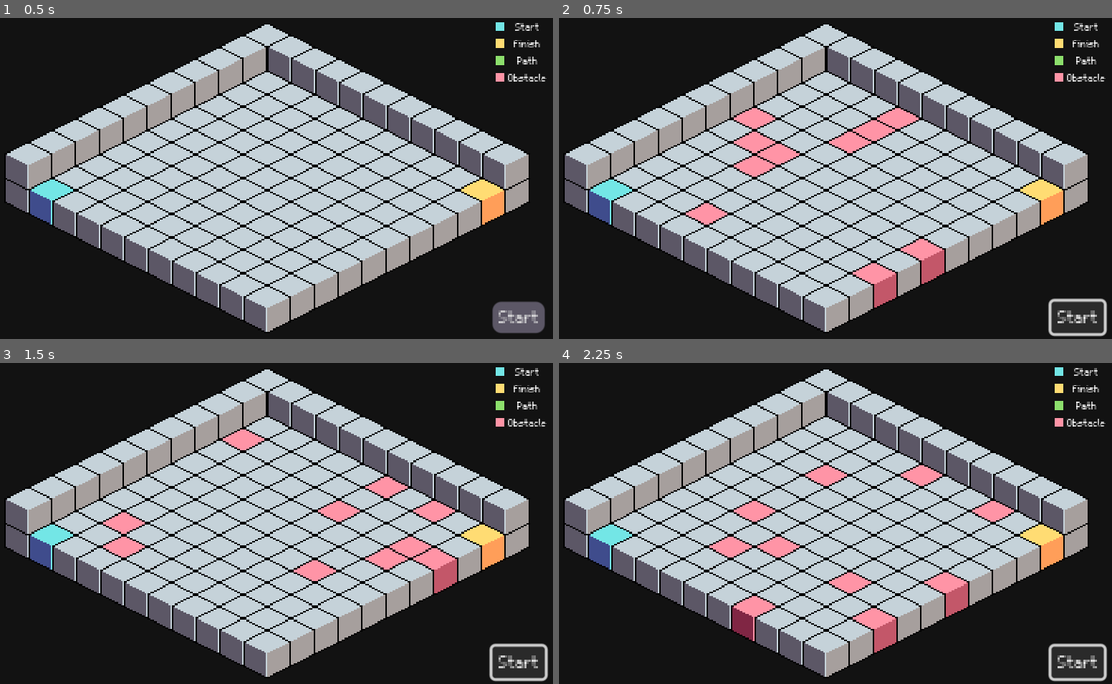
Above: before the commit, frames 1-4 (two rows, left to right).
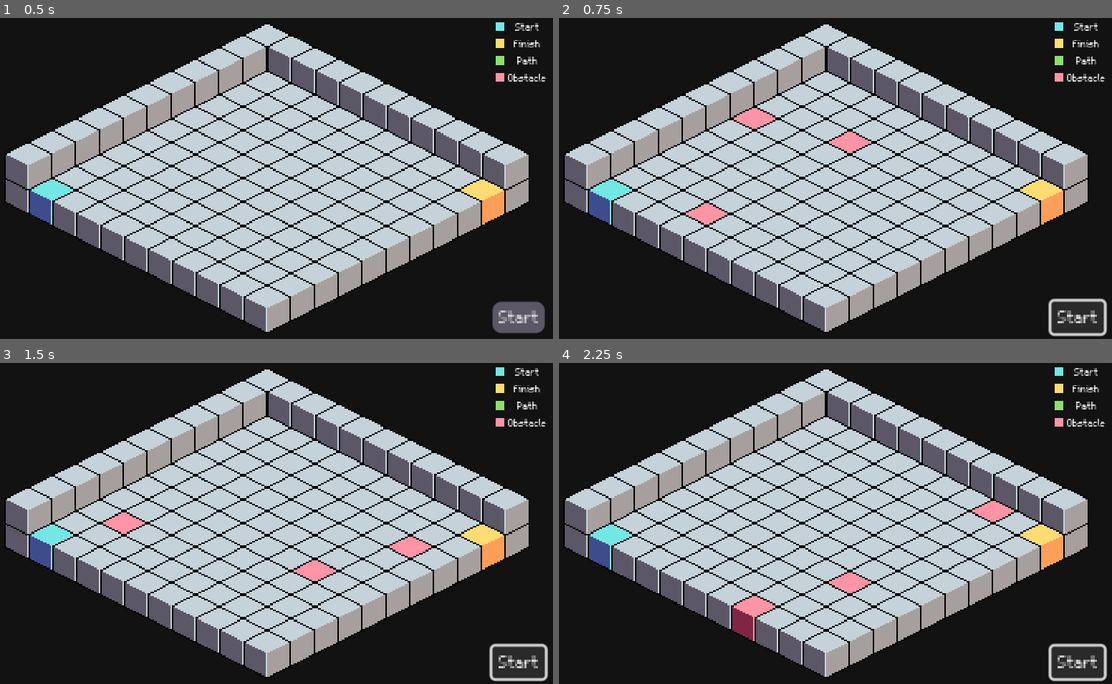
Above: after the commit, the same moments.

Repository: COMP359/Godot-Grassfire-Simulator
Game: Godot game, scene res://scenes/main.tscn
The game is run twice, just before and just after one commit, with the same random seed, the same clock (stepped at 60 frames per second) and the same inputs.
Inputs:
- Up to frame 1 (0.5 s): no input
- Up to frame 2 (0.75 s): click "Start" at 0.5 s
- Up to frame 3 (1.5 s): click "Start" at 1.25 s
- Up to frame 4 (2.25 s): click "Start" at 2 s

Frame 1 is identical in both runs. In frame 2, 2.6% of the frame differs, in the area x 31-70%, y 28-91%; in frame 3, 2.3%; in frame 4, 2.6%.

Commit message:
Added Sound Effect

Diff:
--- a/scenes/main.gd
+++ b/scenes/main.gd
@@ -1,6 +1,7 @@
 extends Node2D
 
 @onready var tilemap = $tilemap
+@onready var obstacle_sound = $obstacle_sound
 
 var grid = []
 var grid_width = 10
@@ -54,6 +55,8 @@
 			grid[randomX][randomY] = -3
 			tilemap.set_cell(0, Vector2i(randomX, randomY), 0, obstacle_cube)
 			obstacle_coords.append(Vector2i(randomX, randomY))
+			await get_tree().create_timer(0.05).timeout
+			obstacle_sound.play()
 			obstaclesPlaced += 1
 
 func clear_grid():
--- a/scenes/main.tscn
+++ b/scenes/main.tscn
@@ -1,8 +1,9 @@
-[gd_scene load_steps=13 format=3 uid="uid://ddshxn7jla8lo"]
+[gd_scene load_steps=14 format=3 uid="uid://ddshxn7jla8lo"]
 
 [ext_resource type="Texture2D" uid="uid://pux2nnjdchwf" path="res://assets/tileset.png" id="1_6ojrb"]
 [ext_resource type="Script" path="res://scenes/main.gd" id="1_joo28"]
 [ext_resource type="FontFile" uid="uid://ho7w3ueb5kb6" path="res://assets/m5x7.ttf" id="2_pc42s"]
+[ext_resource type="AudioStream" uid="uid://7otpnu8r48g0" path="res://assets/obstacle_sound.mp3" id="4_yry4k"]
 
 [sub_resource type="TileSetAtlasSource" id="TileSetAtlasSource_4kste"]
 texture = ExtResource("1_6ojrb")
@@ -166,4 +167,8 @@
 position = Vector2(192, 108)
 zoom = Vector2(3, 3)
 
+[node name="obstacle_sound" type="AudioStreamPlayer2D" parent="."]
+stream = ExtResource("4_yry4k")
+volume_db = -5.0
+
 [connection signal="pressed" from="start" to="." method="_on_start_pressed"]
Not shown, added: assets/obstacle_sound.mp3
